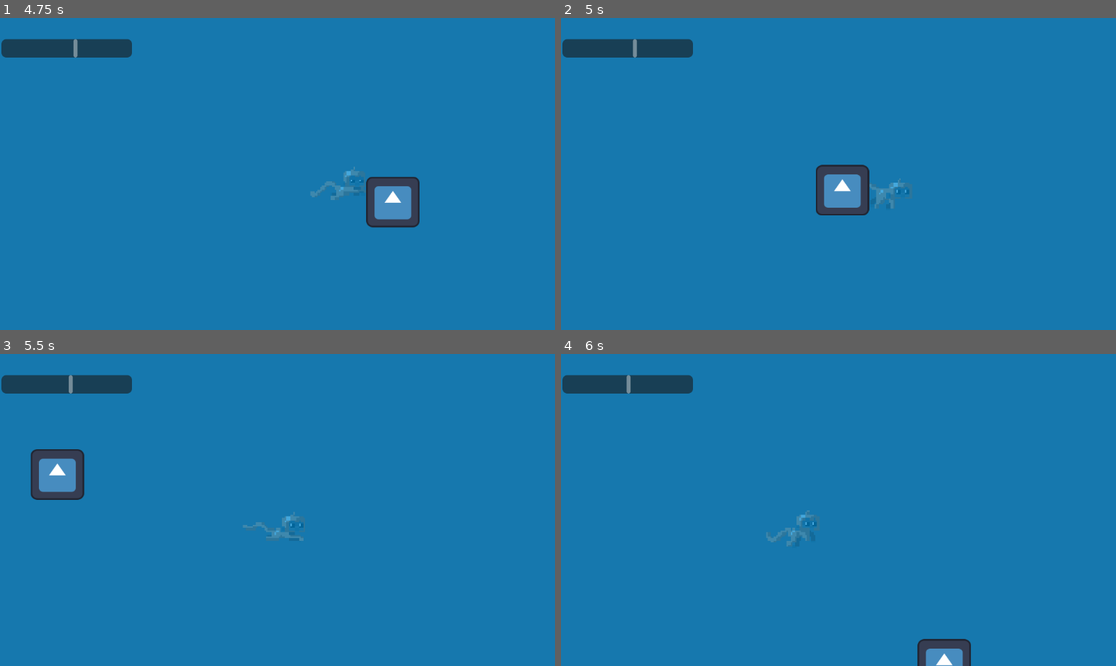
Above: before the commit, frames 1-4 (two rows, left to right).
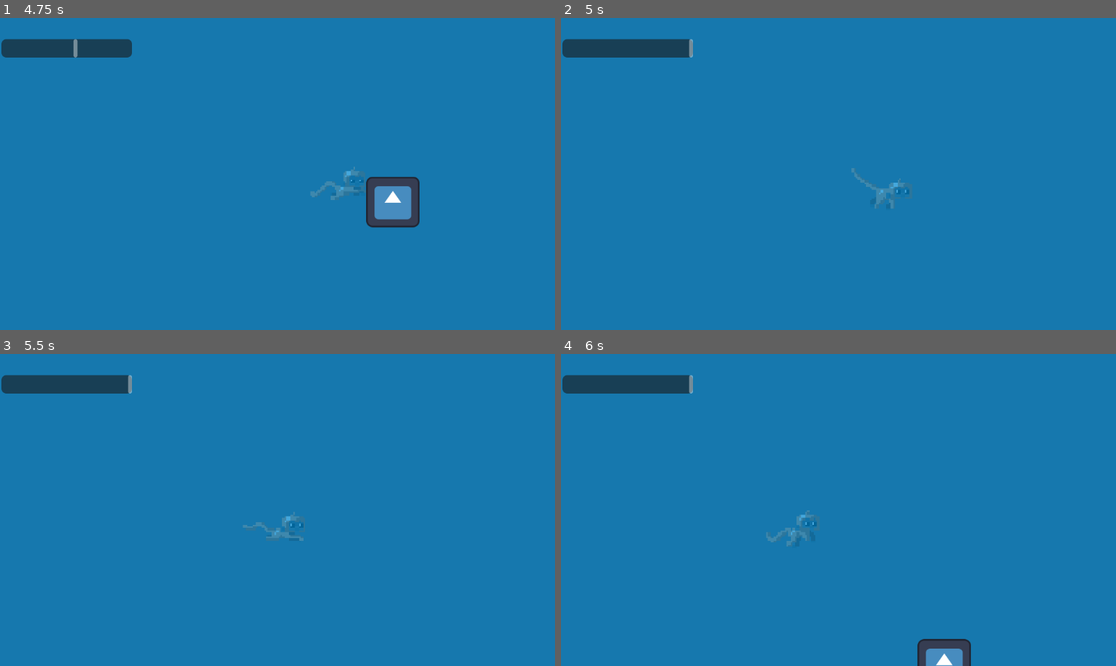
Above: after the commit, the same moments.

Repository: CYPUT3R/OceanSurvivorGame
Game: Godot game, scene res://Scenes/main_game.tscn
The game is run twice, just before and just after one commit, with the same random seed, the same clock (stepped at 60 frames per second) and the same inputs. The engine's default icon, where the game draws it, is replaced by a stand-in: a white triangle on a blue panel in a dark square.
Inputs:
- Up to frame 1 (4.75 s): tap Enter (ui_accept) at 0.5, 0.77, 1.52, 3.02, 3.77, 4.52 s; hold Right (ui_right) 0.53-2.03 s; hold Left (ui_left) 2.03-4.28 s; hold Right (ui_right) from 4.28 s (still down)
- Up to frame 2 (5 s): keep holding Right (ui_right)
- Up to frame 3 (5.5 s): keep holding Right (ui_right)
- Up to frame 4 (6 s): keep holding Right (ui_right)

Frame 1 is identical in both runs. In frame 2, 1.6% of the frame differs, in the area x 12-56%, y 6-64%; in frame 3, 1.7%, in the area x 5-24%, y 6-47%; in frame 4, less than 0.1%.

Commit message:
jellyfish change

Diff:
--- /dev/null
+++ b/Scenes/jellyfish.gd
@@ -0,0 +1,32 @@
+extends StaticBody2D
+
+var oxygen_regain = 10
+var gyat = false
+
+# Called when the node enters the scene tree for the first time.
+func _ready():
+	pass # Replace with function body.
+
+
+# Called every frame. 'delta' is the elapsed time since the previous frame.
+func _process(delta):
+	var targets = $Area2D2.has_overlapping_bodies()
+
+	if targets == true and gyat == false:
+		give_oxygen()
+
+func give_oxygen():
+	$/root/MainGame/Player/water_time.time -= oxygen_regain
+	gyat = true
+	$/root/MainGame/pop_timer.start()
+	$/root/MainGame/jellyfish.process_mode = 4
+	$/root/MainGame/jellyfish.visible = false
+
+
+
+
+func _on_pop_timer_timeout():
+	print("hhhh")
+	gyat = false
+	$/root/MainGame/jellyfish.process_mode = 0
+	$/root/MainGame/jellyfish.visible = true
--- a/Scenes/jellyfish.tscn
+++ b/Scenes/jellyfish.tscn
@@ -1,7 +1,8 @@
-[gd_scene load_steps=6 format=3 uid="uid://cv12ai85kx0qh"]
+[gd_scene load_steps=8 format=3 uid="uid://cv12ai85kx0qh"]
 
 [ext_resource type="Texture2D" uid="uid://de67ojyetjitr" path="res://Art/icon.svg" id="1_6u1ce"]
 [ext_resource type="Script" path="res://Scripts/electro.gd" id="1_hji74"]
+[ext_resource type="Script" path="res://Scenes/jellyfish.gd" id="1_s0vde"]
 [ext_resource type="Texture2D" uid="uid://cjgehfs8yq1ce" path="res://Art/cool-circle-designs-png-1.png" id="2_y4lw6"]
 
 [sub_resource type="CircleShape2D" id="CircleShape2D_3wwtf"]
@@ -10,8 +11,12 @@
 [sub_resource type="RectangleShape2D" id="RectangleShape2D_vfsky"]
 size = Vector2(65, 60.5)
 
+[sub_resource type="RectangleShape2D" id="RectangleShape2D_k52bm"]
+size = Vector2(65, 59)
+
 [node name="jellyfish" type="StaticBody2D"]
 collision_layer = 8
+script = ExtResource("1_s0vde")
 
 [node name="Area2D" type="Area2D" parent="."]
 script = ExtResource("1_hji74")
@@ -42,5 +47,11 @@
 position = Vector2(32, 32)
 shape = SubResource("RectangleShape2D_vfsky")
 
+[node name="Area2D2" type="Area2D" parent="."]
+
+[node name="CollisionShape2D" type="CollisionShape2D" parent="Area2D2"]
+position = Vector2(32.5, 32.5)
+shape = SubResource("RectangleShape2D_k52bm")
+
 [connection signal="timeout" from="Area2D/Timer" to="Area2D" method="_on_timer_timeout"]
 [connection signal="timeout" from="Area2D/Timer2" to="Area2D" method="_on_timer_2_timeout"]
--- a/Scenes/main_game.tscn
+++ b/Scenes/main_game.tscn
@@ -16,6 +16,8 @@
 
 [node name="Level" parent="." instance=ExtResource("1_rbt25")]
 position = Vector2(0, -64)
+
+[node name="pop_timer" type="Timer" parent="."]
 
 [node name="jellyfish" parent="." instance=ExtResource("6_m4vep")]
 position = Vector2(1161, 766)
@@ -51,3 +53,5 @@
 offset_right = 274.0
 offset_bottom = 80.0
 value = 100.0
+
+[connection signal="timeout" from="pop_timer" to="jellyfish" method="_on_pop_timer_timeout"]
